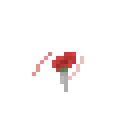
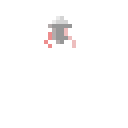
Comparing the layer stacks of the two 128 × 128 images. Changes:
added layer "arms_set_blank_side_shake_frame4" above "arms_set_blank_side_shake_frame3" over [44, 16, 76, 48]
hid "arms_set_dark_side_flowers_frame0" over [32, 52, 84, 92]
